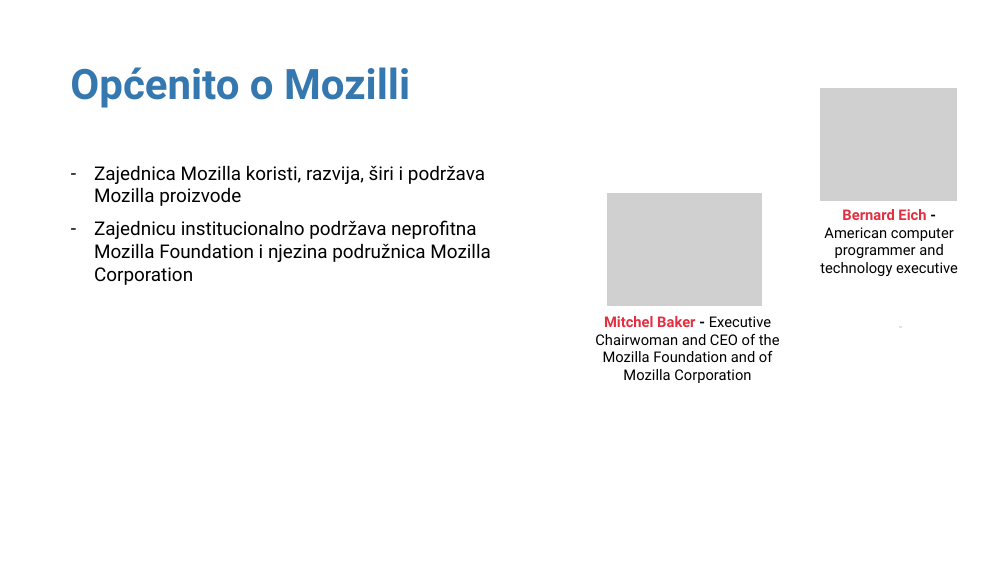
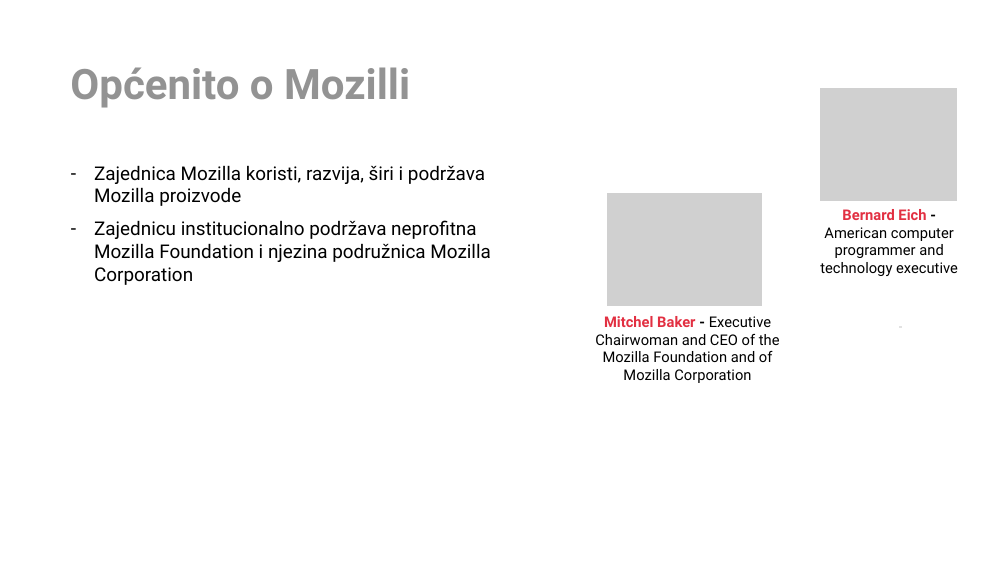
Before and after one commit to CvetkovskiIvor/ProgramskoInzenjerstvoSeminar, a slide deck: slide 4 of Open Source Prezentacija.pptx. Drawn at 1008x567 pixels with LibreOffice and Linux fonts; fonts in the diff are those of the drawing; grey boxes stand for pictures; background and template pictures are left out. Boxes give left, top, right and bottom in pixels: in the first picture for what was removed or moved away, otherwise in the second. Text is boxed around its words. In the diff, an @@ line names an element or a change of style, - is before the commit and + after.

```diff
--- a/Open Source Prezentacija.pptx
+++ b/Open Source Prezentacija.pptx
@@ title "Općenito o Mozilli" at [70, 67, 410, 108]: text colour #3578AF to #939393 @@
```
